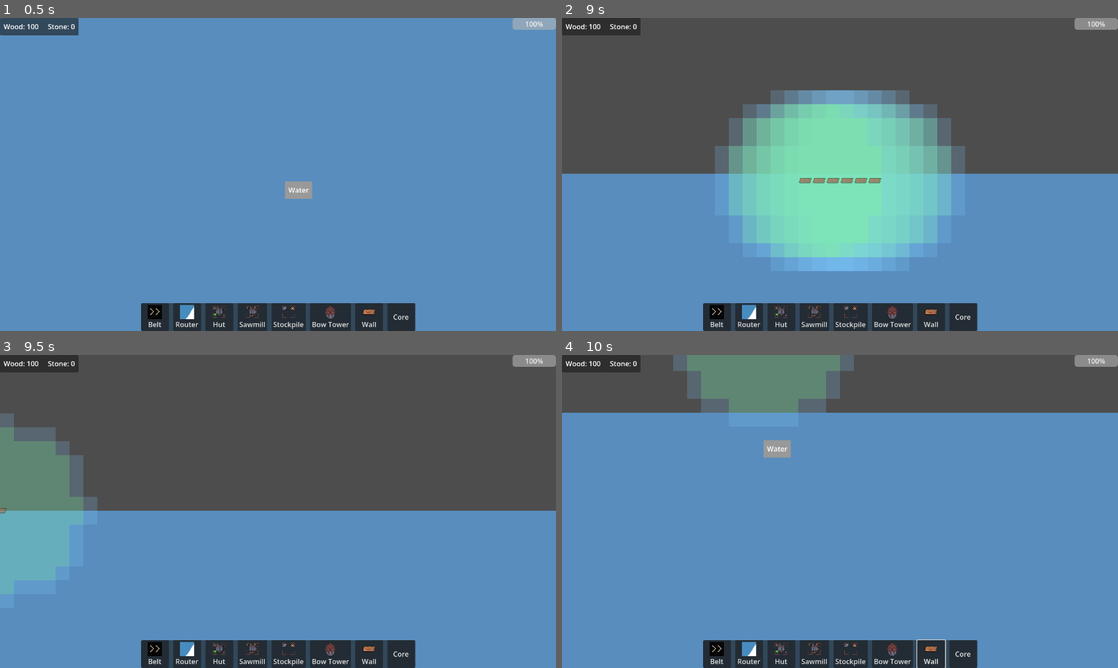
Above: before the commit, frames 1-4 (two rows, left to right).
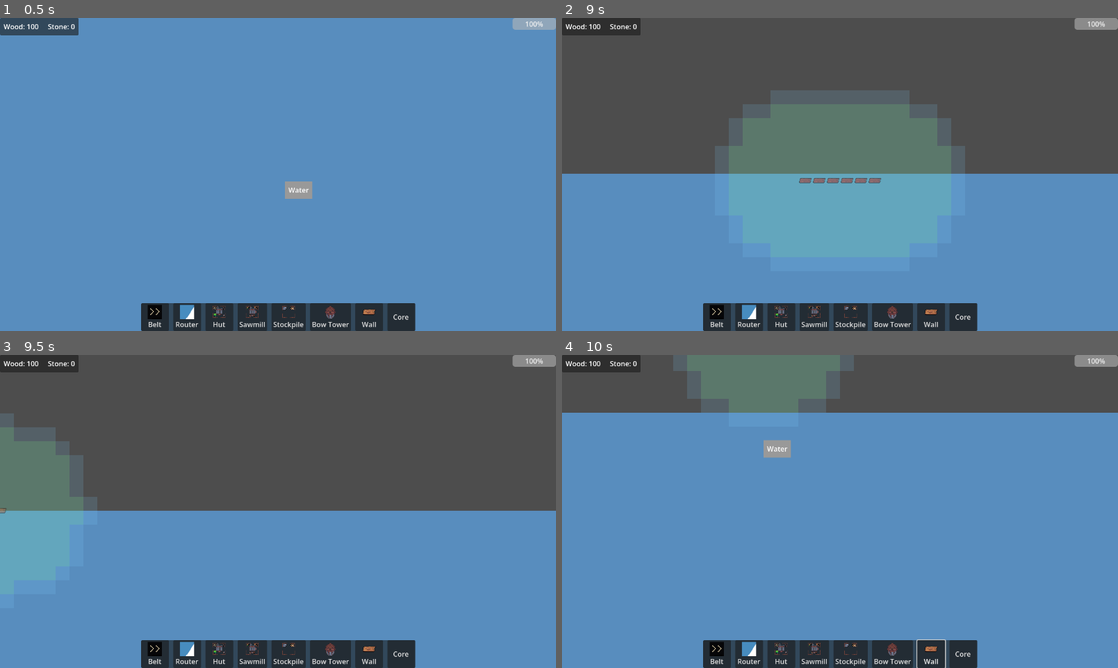
Above: after the commit, the same moments.

Repository: ColdTerror/Core-and-Conveyor
Game: Godot game, scene res://scenes/level.tscn
Same seed, same stepped clock (60 frames per second), same inputs: the game is played once before the commit and once after it. The engine's default icon, where the game draws it, is replaced by a stand-in: a white triangle on a blue panel in a dark square.
Inputs (mouse positions are in pixels of both pictures, inside the frame that each line leads up to):
- Up to frame 1 (0.5 s): no input
- Up to frame 2 (9 s): click "Belt" at 0.5 s; click "Router" at 1.25 s; click "Hut" at 2 s; click "Sawmill" at 2.75 s; click "Stockpile" at 3.5 s; click "Bow Tower" at 4.25 s; click "Wall" at 5 s; click "Core" at 5.75 s; tap Enter at 6.5, 8.75 s; move the mouse to (812, 237) at 6.52 s; hold Up (ui_up) 6.53-7.25 s; hold Right mouse button (right_click) 6.53-7.25 s; click (812, 237) at 6.67 s; drag from (1006, 221) to (812, 237) at 7.27 s; tap Space at 8 s; move the mouse to (673, 127) at 8.02 s; hold Left (ui_left) 8.03-8.75 s; tap Backspace at 8.1 s; drag from (867, 174) to (673, 127) at 8.77 s
- Up to frame 3 (9.5 s): no input
- Up to frame 4 (10 s): move the mouse to (756, 433) at 9.52 s; hold Down (ui_down) from 9.53 s (still down); tap F at 9.6 s

Frame 1 is identical in both runs. In frame 2, 18% of the frame differs, in the area x 30-70%, y 23-81%; in frame 3, less than 0.1%; in frame 4, less than 0.1%.

Commit message:
changing recipes voids resources from global and stopped duplicate draws

Diff:
--- a/scripts/building/building_manager.gd
+++ b/scripts/building/building_manager.gd
@@ -146,27 +146,37 @@
 		elif ghost_building:
 			ghosts_to_draw = [ghost_building]
 
-		var preview_build = Color(0.5, 1.0, 0.5, 0.2) # Brighter green
-		var preview_safe = Color(0.5, 0.8, 1.0, 0.2)  # Brighter blue
-
+		var preview_build = Color(0.5, 1.0, 0.5, 0.15) # Brighter green
+		var preview_safe = Color(0.5, 0.8, 1.0, 0.15)  # Brighter blue
+
+		# --- THE FIX: Use dictionaries to collect unique tiles ---
+		var unique_safe_tiles = {}
+		var unique_build_tiles = {}
+
+		# 1. Gather all the tiles without drawing them yet
 		for g in ghosts_to_draw:
 			if not is_instance_valid(g): continue
 
 			var origin = object_layer.local_to_map(g.global_position)
 
-			# Preview the exact tiles this building will make Safe
 			if "corruption_range" in g and g.corruption_range > 0:
 				var s_tiles = _get_tiles_in_radius(origin, g, g.corruption_range)
 				for t in s_tiles:
-					var pos = object_layer.map_to_local(t) - half_offset
-					draw_rect(Rect2(pos, Vector2(tile_size, tile_size)), preview_safe)
-
-			# Preview the exact tiles this building will make Buildable
+					unique_safe_tiles[t] = true # Adding to dictionary prevents duplicates
+
 			if "build_range" in g and g.build_range > 0:
 				var b_tiles = _get_tiles_in_radius(origin, g, g.build_range)
 				for t in b_tiles:
-					var pos = object_layer.map_to_local(t) - half_offset
-					draw_rect(Rect2(pos, Vector2(tile_size, tile_size)), preview_build)
+					unique_build_tiles[t] = true
+
+		# 2. Now, draw every collected tile exactly ONCE!
+		for t in unique_safe_tiles.keys():
+			var pos = object_layer.map_to_local(t) - half_offset
+			draw_rect(Rect2(pos, Vector2(tile_size, tile_size)), preview_safe)
+
+		for t in unique_build_tiles.keys():
+			var pos = object_layer.map_to_local(t) - half_offset
+			draw_rect(Rect2(pos, Vector2(tile_size, tile_size)), preview_build)
 
 
 func _on_building_destroyed(b: Building):
--- a/scripts/building/generic scripts/processor_building.gd
+++ b/scripts/building/generic scripts/processor_building.gd
@@ -213,6 +213,12 @@
 	if recipes.size() <= 1: return
 
 	if is_working or input_inventory > 0 or output_inventory > 0:
+		# --- ECONOMY FIX: Void the existing items before clearing buffers ---
+		var lost_assets = get_economy_assets()
+		if not lost_assets.is_empty():
+			EconomyManager.remove_resources_from_global(lost_assets)
+		# ------------------------------------------------------------------
+
 		input_inventory = 0
 		output_inventory = 0
 		is_working = false
Not shown, changed: kanban_tasks_data.kanban
